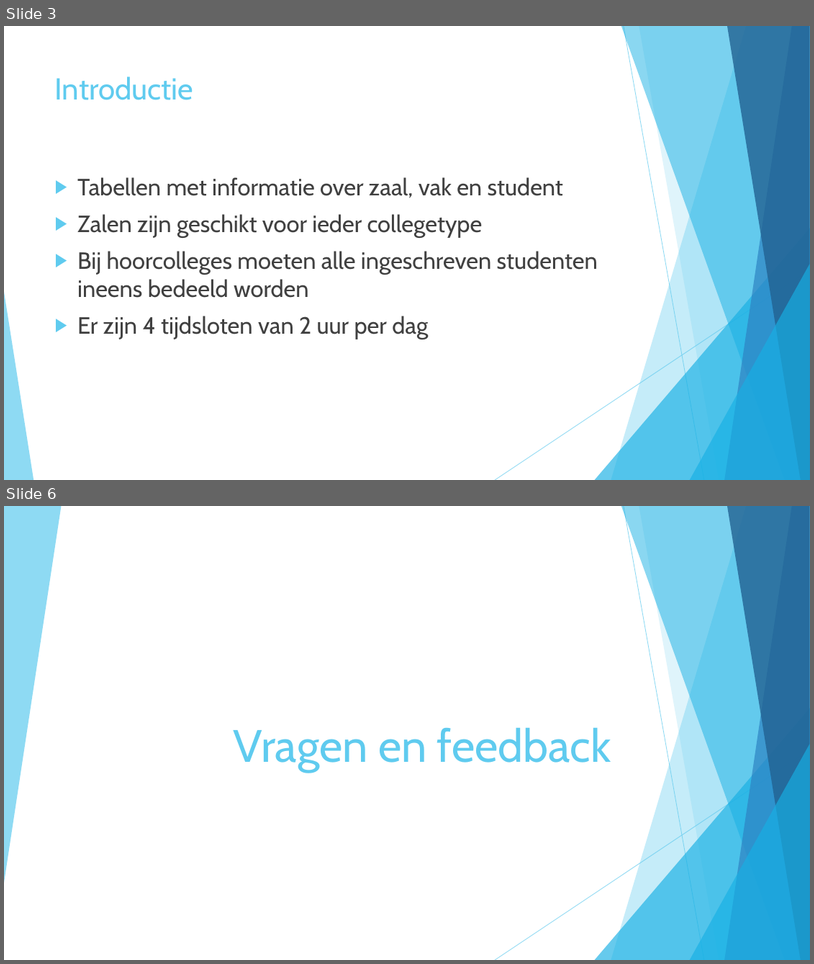
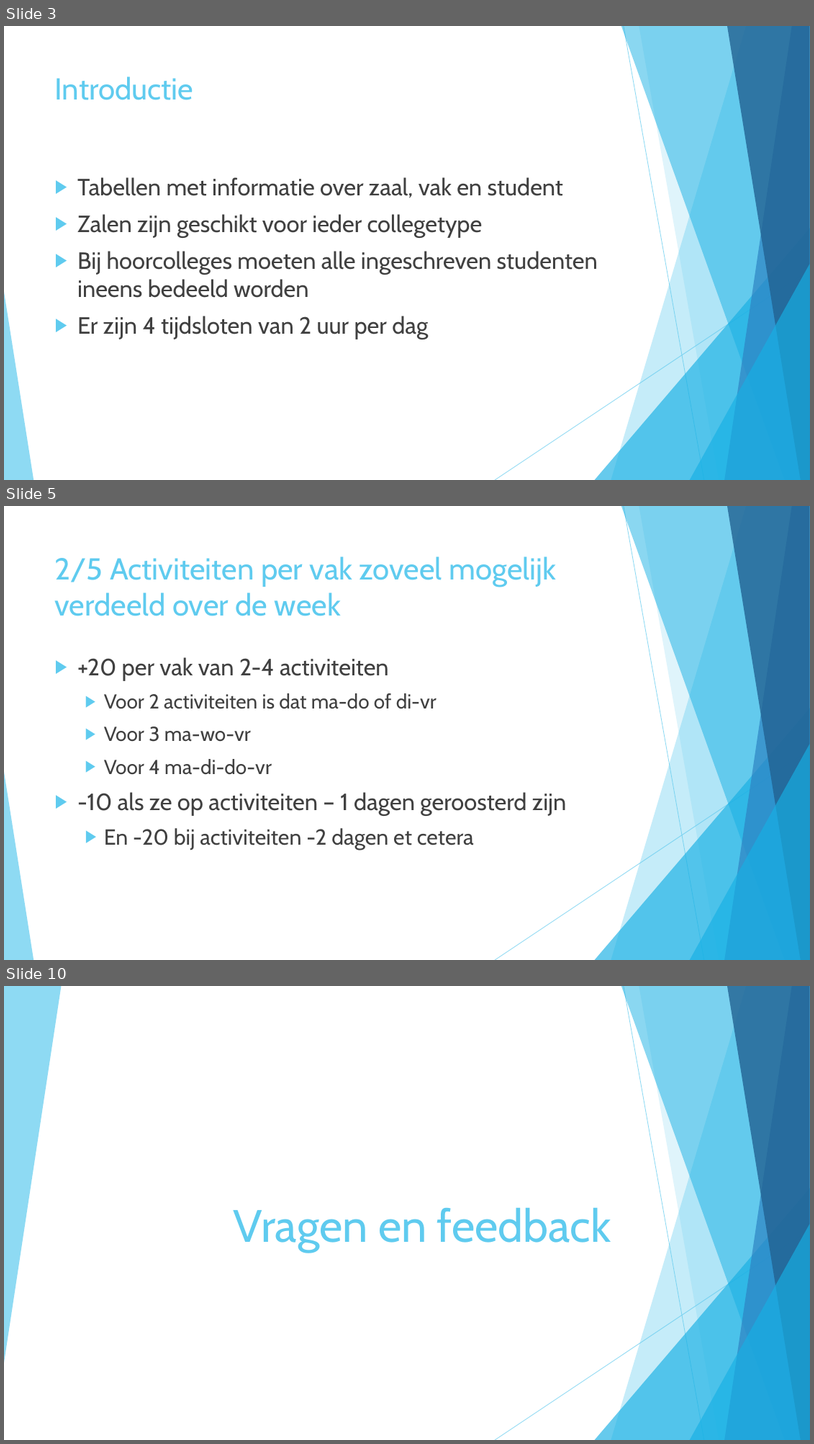
Before and after one commit to CarlijnQuik/Heuristics, a slide deck: Lectures & Lesroosters.pptx. Shown one above the other, each under a label of ours: slides 3 and 6 before the commit, slides 3, 5 and 10 after it; the slides between them are not shown. The pictures are 814x964 and 814x1444 pixels, drawn with LibreOffice and Linux fonts; fonts in the diff are those of the drawing. Boxes give left, top, right and bottom in pixels: in the first picture for what was removed or moved away, otherwise in the second. Text is boxed around its words. In the diff, an @@ line names an element or a change of style, - is before the commit and + after.

```diff
--- a/Lectures & Lesroosters.pptx
+++ b/Lectures & Lesroosters.pptx
@@ slide 5 added at [4, 506, 810, 960], background #FFFFFF; not listed: 10 template elements that a slide beside it also shows @@
@@ title added at [55, 556, 556, 616], 36 pt, text #5FCBEF @@
+2/5 Activiteiten per vak zoveel mogelijk verdeeld over de week
@@ text added at [77, 657, 566, 849], 28 pt, text #404040 @@
+▶ +20 per vak van 2-4 activiteiten
+  ▶ Voor 2 activiteiten is dat ma-do of di-vr
+  ▶ Voor 3 ma-wo-vr
+  ▶ Voor 4 ma-di-do-vr
+▶ -10 als ze op activiteiten – 1 dagen geroosterd zijn
+  ▶ En -20 bij activiteiten -2 dagen et cetera
@@ what was slide 6 is now slide 10 @@
```
Also in this commit, not shown: 4 slides changed, 3 other slides added.
